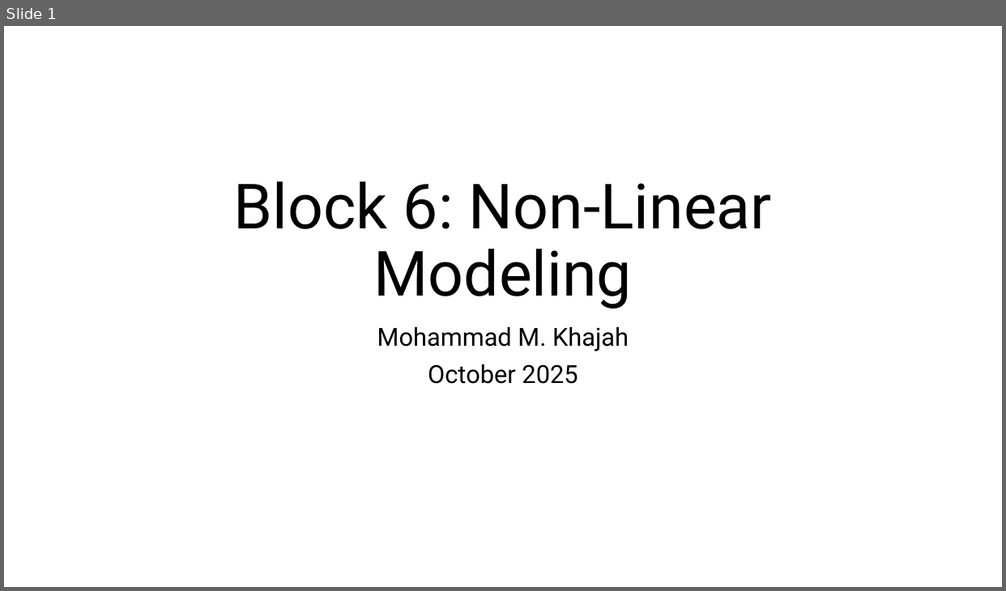
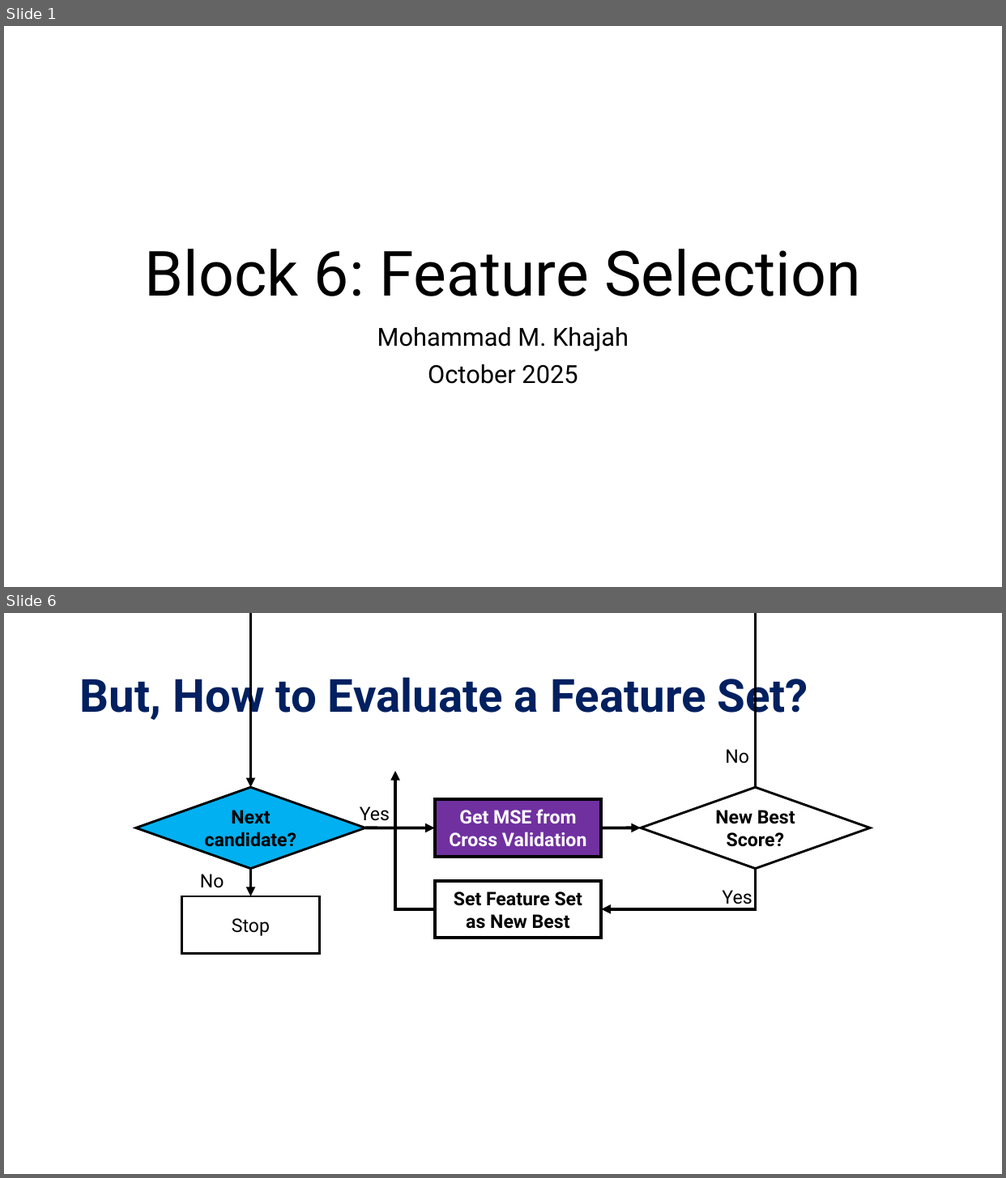
Before and after one commit to KISRDevelopment/python-ml-2025, a slide deck: slides/block6.pptx. Shown one above the other, each under a label of ours: slide 1 before the commit, slides 1 and 6 after it; the slides between them are not shown. The pictures are 1006x591 and 1006x1178 pixels, drawn with LibreOffice and Linux fonts; fonts in the diff are those of the drawing. Boxes give left, top, right and bottom in pixels: in the first picture for what was removed or moved away, otherwise in the second. Text is boxed around its words. In the diff, an @@ line names an element or a change of style, - is before the commit and + after.

Commit message:
add slides for block 6

```diff
--- a/slides/block6.pptx
+++ b/slides/block6.pptx
@@ slide 6 added at [4,613,1002,1174], background #FFFFFF @@
@@ title added at [80,670,808,722], 44 pt, text #002060, bold @@
+But, How to Evaluate a Feature Set?
@@ text added at [725,749,749,764], 18 pt, text #000000 @@
+No
@@ elbow arrow added from (756, 787) to (251, 787), #000000 3 pt @@
@@ elbow arrow added from (434, 909) to (395, 771), #000000 3 pt @@
@@ diamond added at [136,787,364,869], fill #00B0F0, outline #000000 2.25 pt, 18 pt, text #000000, bold @@
+Next candidate?
@@ text added at [360,807,390,825], 18 pt, text #000000 @@
+Yes
@@ rectangle added at [434,799,602,856], fill #7030A0, outline #000000 3 pt, 18 pt, text #FFFFFF, bold @@
+Get MSE from Cross Validation
@@ diamond added at [641,787,870,869], fill #FFFFFF, outline #000000 2.25 pt, 18 pt, text #000000, bold @@
+New Best Score?
@@ arrow added from (365, 828) to (434, 828), #000000 3 pt @@
@@ arrow added from (602, 828) to (641, 828), #000000 3 pt @@
@@ text added at [200,874,224,888], 18 pt, text #000000 @@
+No
@@ arrow added from (251, 869) to (251, 897), #000000 3 pt @@
@@ elbow arrow added from (756, 869) to (602, 909), #000000 3 pt @@
@@ rectangle added at [182,897,320,954], fill #FFFFFF, outline #000000 2.25 pt, 18 pt, text #000000 @@
+Stop
@@ rectangle added at [434,881,602,938], fill #FFFFFF, outline #000000 3 pt, 18 pt, text #000000, bold @@
+Set Feature Set as New Best
@@ text added at [722,890,752,905], 18 pt, text #000000 @@
+Yes
@@ slide 1 changed as well @@
@@ title at [145,249,861,297]: text changed @@
-Block 6: Non-Linear Modeling
+Block 6: Feature Selection
```
Also in this commit, not shown: 1 other slide changed, 9 other slides added, 4 slides removed, 2 other files.
